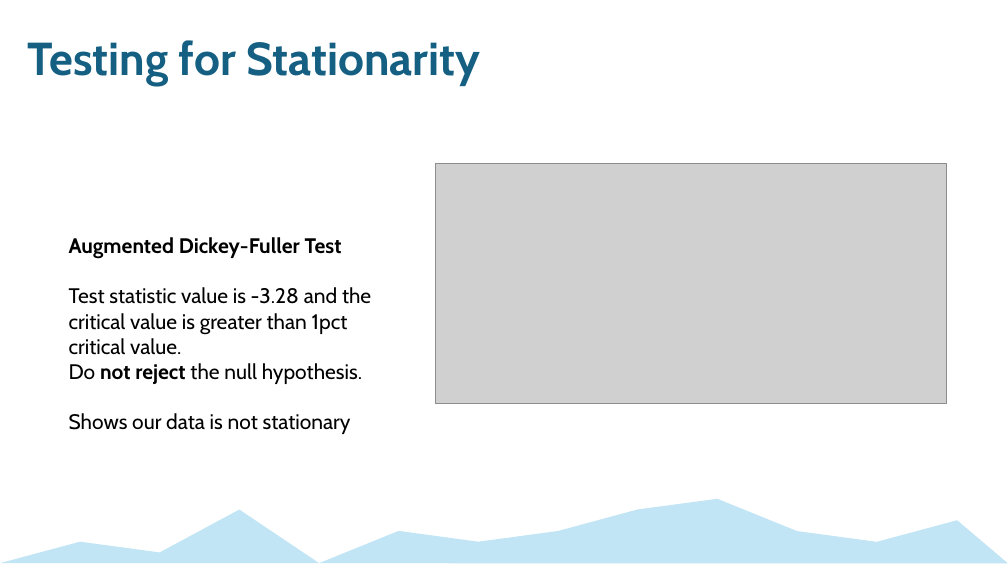
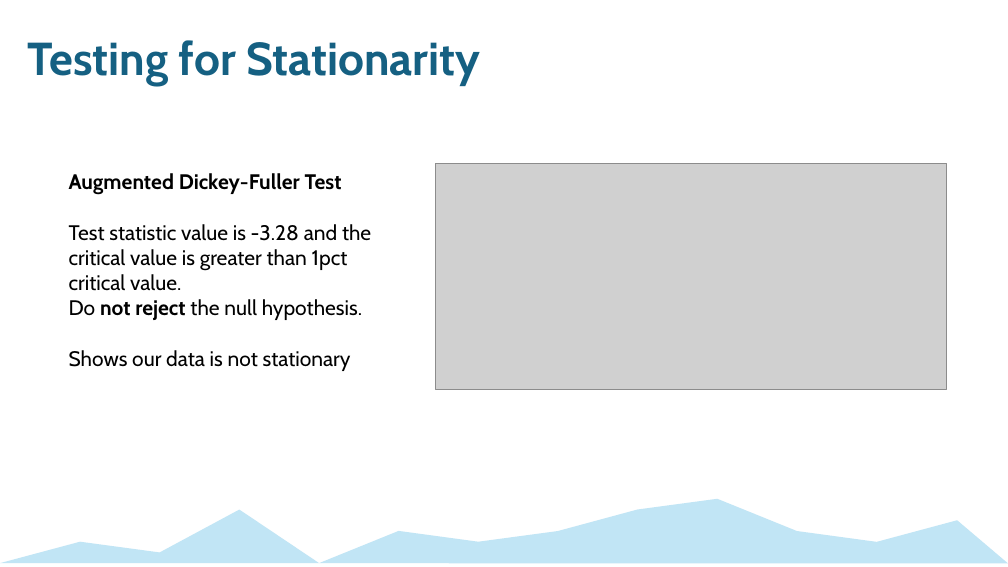
Before and after one commit to mckenzie-maidl/data5305-traffic-predictions, a slide deck: slide 5 of Presentations/Forecasting_ECON 5305_Final Presentation.pptx. Drawn at 1008x567 pixels with LibreOffice and Linux fonts; fonts in the diff are those of the drawing; grey boxes stand for pictures. Boxes give left, top, right and bottom in pixels: in the first picture for what was removed or moved away, otherwise in the second. Text is boxed around its words. In the diff, an @@ line names an element or a change of style, - is before the commit and + after.

```diff
--- a/Presentations/Forecasting_ECON 5305_Final Presentation.pptx
+++ b/Presentations/Forecasting_ECON 5305_Final Presentation.pptx
@@ text "Augmented Dickey-Fuller Test": place and size @@
-text "Augmented Dickey-Fuller Test" at [69,237,371,434]
+text "Augmented Dickey-Fuller Test" at [69,173,371,371]
@@ picture: place and size @@
-picture at [436,163,947,404]
+picture at [436,163,947,389]
```
Also in this commit, not shown: 12 other slides changed, 1 slide added, 3 slides removed, 1 other file.
